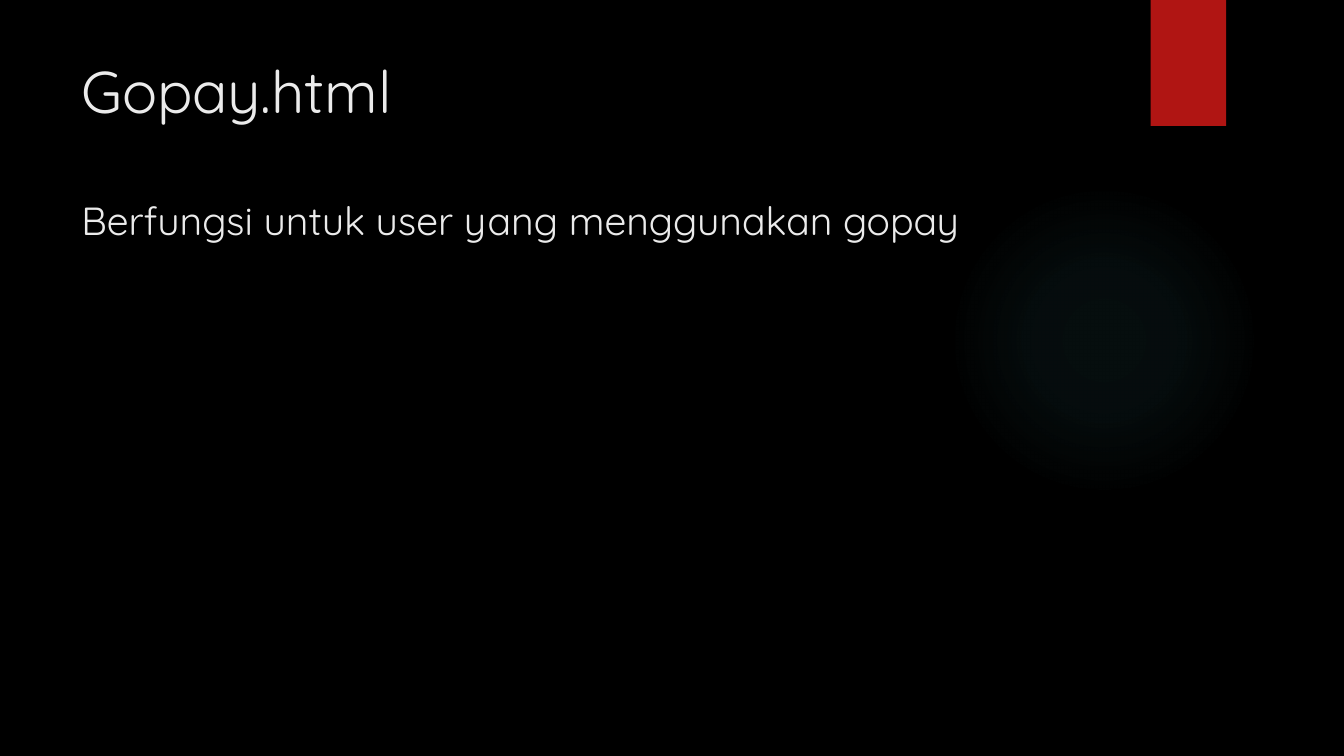
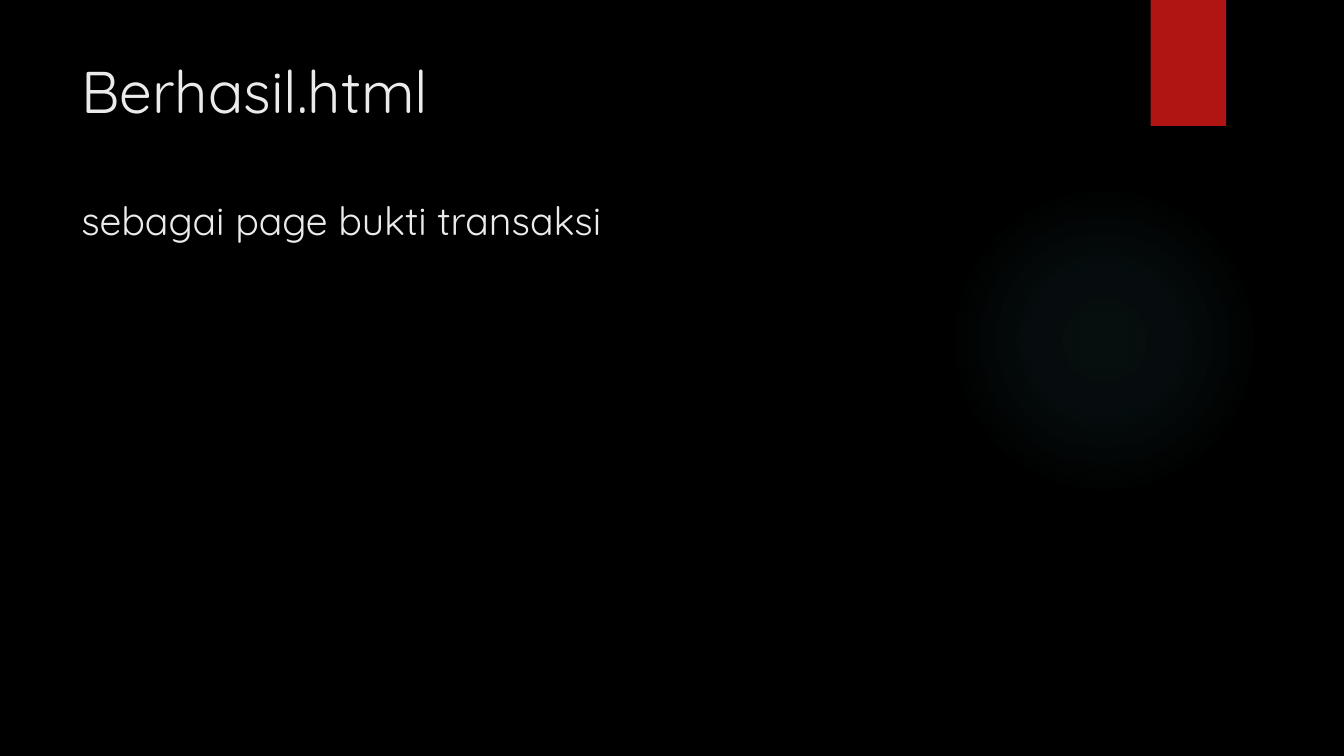
Before and after one commit to pedee13/kelompok3-X-TJKT, a slide deck: slide 28 of laporan ppt/Kelompok 3.pptx. Drawn at 1344x756 pixels with LibreOffice and Linux fonts; fonts in the diff are those of the drawing; background and template pictures are left out. Boxes give left, top, right and bottom in pixels: in the first picture for what was removed or moved away, otherwise in the second. Text is boxed around its words. In the diff, an @@ line names an element or a change of style, - is before the commit and + after.

```diff
--- a/laporan ppt/Kelompok 3.pptx
+++ b/laporan ppt/Kelompok 3.pptx
@@ title at bbox=[81, 69, 601, 243]: text changed @@
-Gopay.html
-Berfungsi untuk user yang menggunakan gopay
+Berhasil.html
+sebagai page bukti transaksi
```
Also in this commit, not shown: 1 other slide changed, 2 other files.
